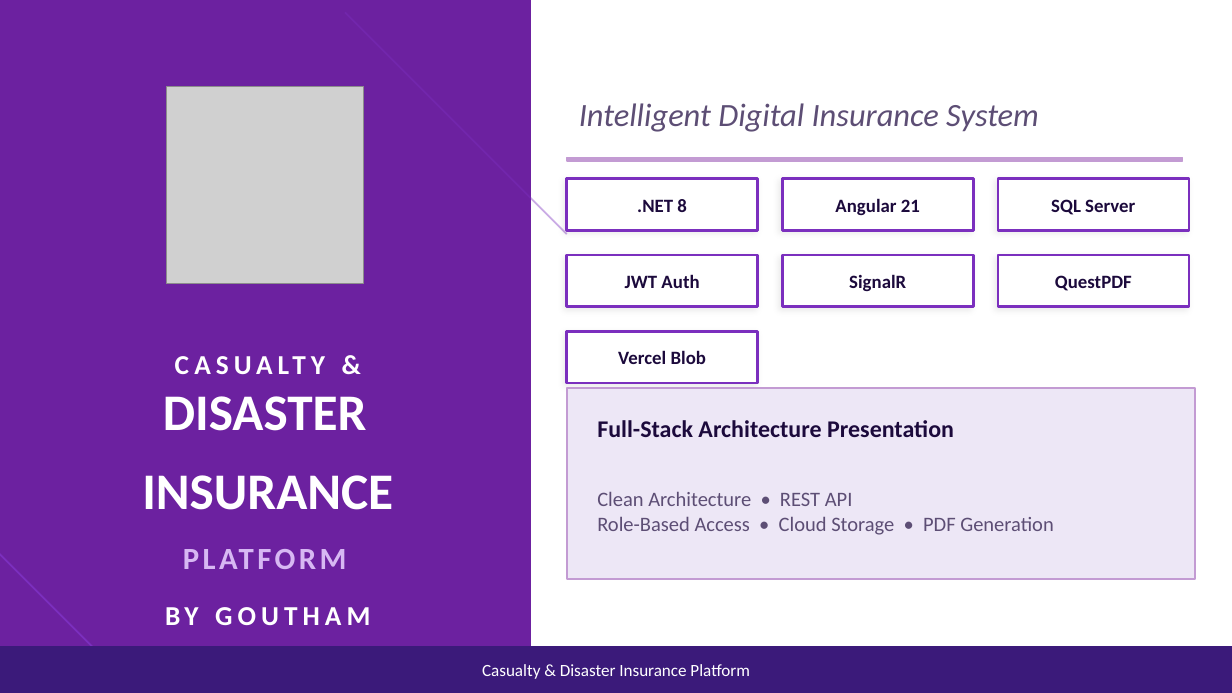
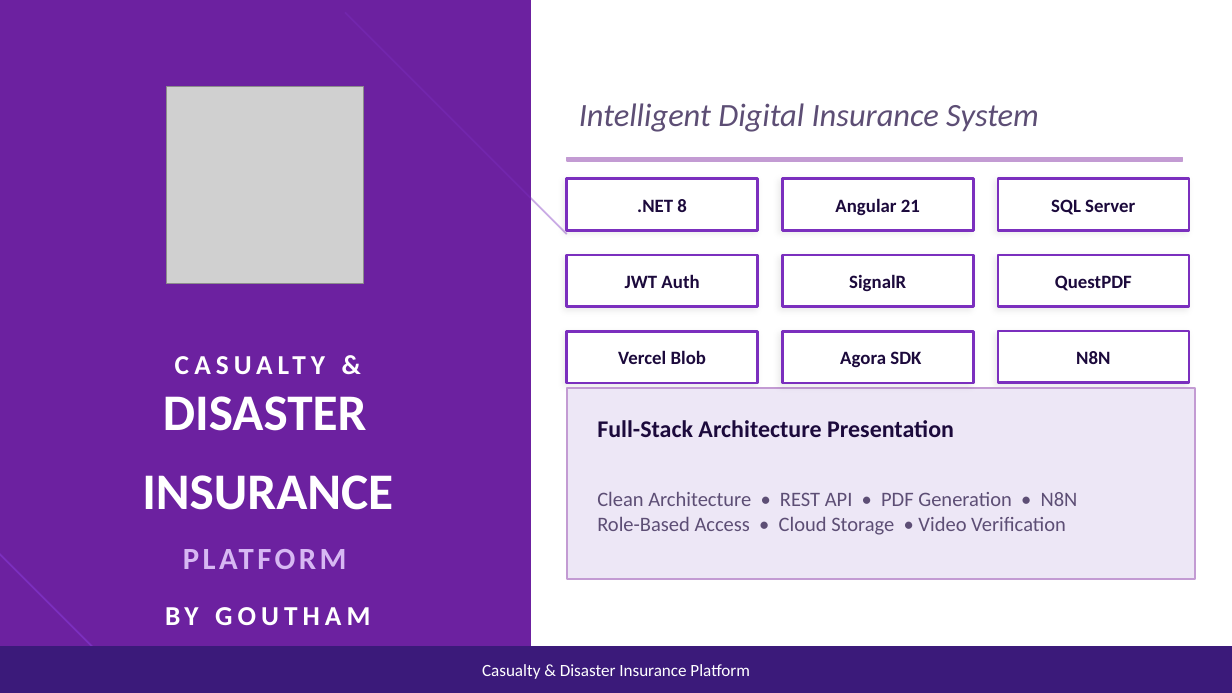
Before and after one commit to goutham4126/GOUTHAM, a slide deck: slide 1 of documents/insurance_capstone.pptx. Drawn at 1232x693 pixels with LibreOffice and Linux fonts; fonts in the diff are those of the drawing; grey boxes stand for pictures. Boxes give left, top, right and bottom in pixels: in the first picture for what was removed or moved away, otherwise in the second. Text is boxed around its words. In the diff, an @@ line names an element or a change of style, - is before the commit and + after.

```diff
--- a/documents/insurance_capstone.pptx
+++ b/documents/insurance_capstone.pptx
@@ rectangle added at box(782, 331, 973, 383), fill #FFFFFF, outline #7B2FBE 1.5 pt @@
@@ text added at box(840, 351, 921, 367), 11 pt, text #1C0A3C, bold @@
+Agora SDK
@@ rectangle added at box(998, 331, 1189, 383), fill #FFFFFF, outline #7B2FBE 1.5 pt @@
@@ text added at box(1076, 351, 1110, 364), 11 pt, text #1C0A3C, bold @@
+N8N
@@ text at box(597, 492, 1078, 535): text changed @@
-Clean Architecture • REST API
-Role-Based Access • Cloud Storage • PDF Generation
+Clean Architecture • REST API • PDF Generation • N8N
+Role-Based Access • Cloud Storage • Video Verification
```
Also in this commit, not shown: 9 other slides changed, 2 other files.
